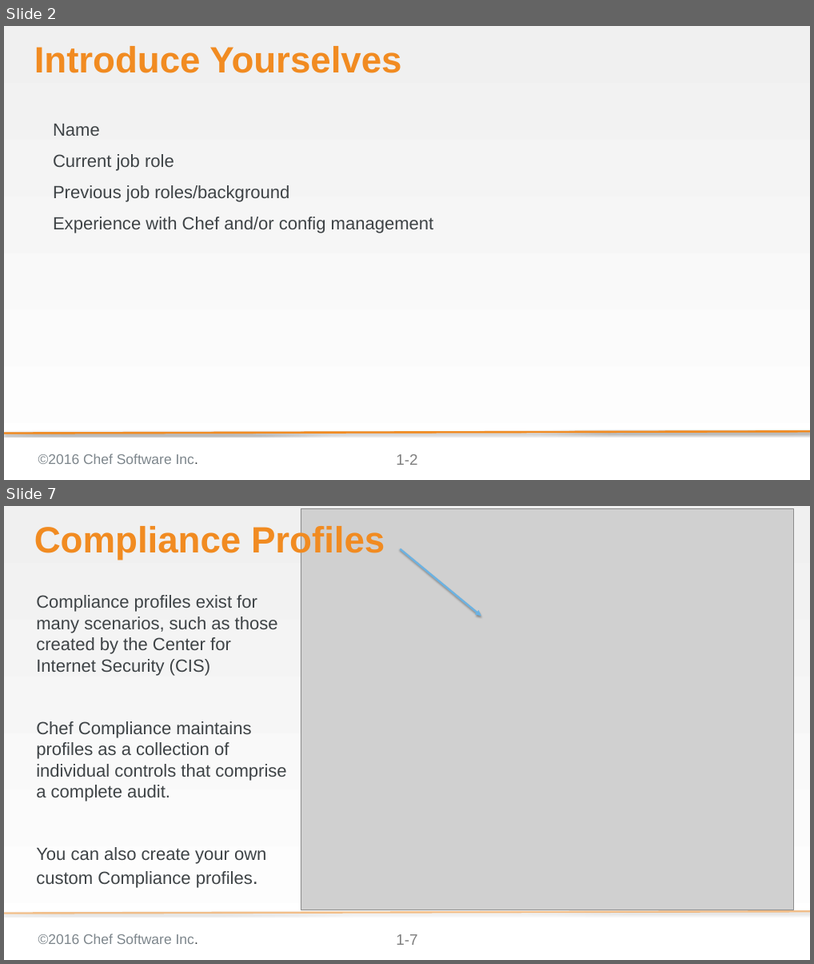
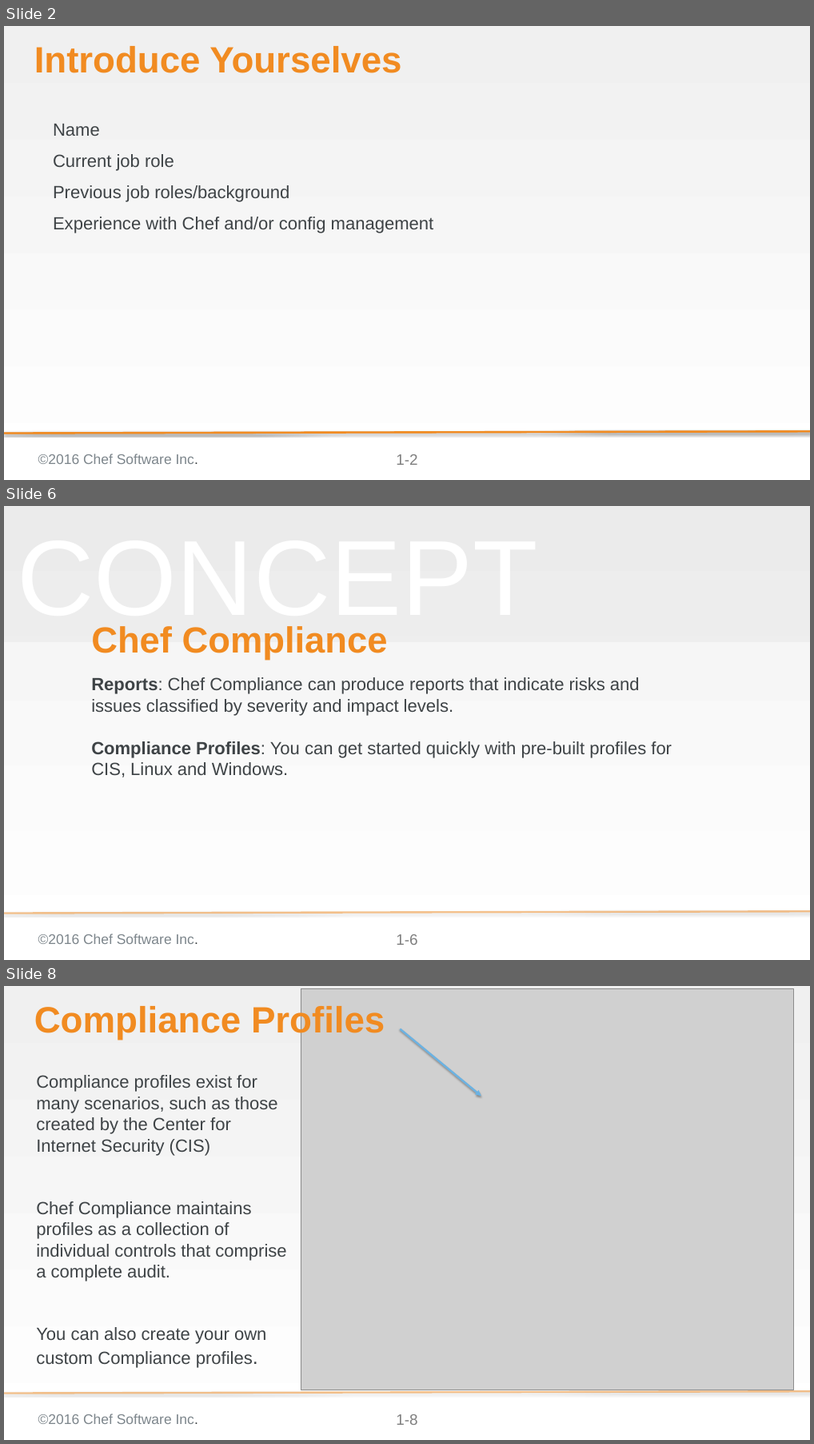
Before and after one commit to bchamby/chef-compliance-installation-configuration-operation, a slide deck: 01-Intro.pptx. Shown one above the other, each under a label of ours: slides 2 and 7 before the commit, slides 2, 6 and 8 after it; the slides between them are not shown. The pictures are 814x964 and 814x1444 pixels, drawn with LibreOffice and Linux fonts; fonts in the diff are those of the drawing; grey boxes stand for pictures; background and template pictures are left out. Boxes give left, top, right and bottom in pixels: in the first picture for what was removed or moved away, otherwise in the second. Text is boxed around its words. In the diff, an @@ line names an element or a change of style, - is before the commit and + after.

```diff
--- a/01-Intro.pptx
+++ b/01-Intro.pptx
@@ slide 6 added at <box>4,506,810,960</box>, background gradient #F2F2F2 to #FFFFFF; not listed: 3 template elements that a slide beside it also shows @@
@@ rectangle added at <box>4,506,810,642</box>, fill #D9D9D9 at 25% opacity @@
@@ text added at <box>17,626,538,634</box>, 169.3 pt, text #F2F2F2 at 50% opacity @@
+CONCEPT
@@ title added at <box>91,626,388,660</box>, 57.6 pt, text #F18B21, bold @@
+Chef Compliance
@@ subtitle added at <box>91,677,672,777</box>, 28 pt, text #3E4346 @@
+Reports: Chef Compliance can produce reports that indicate risks and issues classified by severity and impact levels.
+Compliance Profiles: You can get started quickly with pre-built profiles for CIS, Linux and Windows.
@@ what was slide 7 is now slide 8 @@
@@ page number at <box>396,1414,418,1424</box>: text changed @@
-1-7
+1-8
```
Also in this commit, not shown: 5 slides changed.
